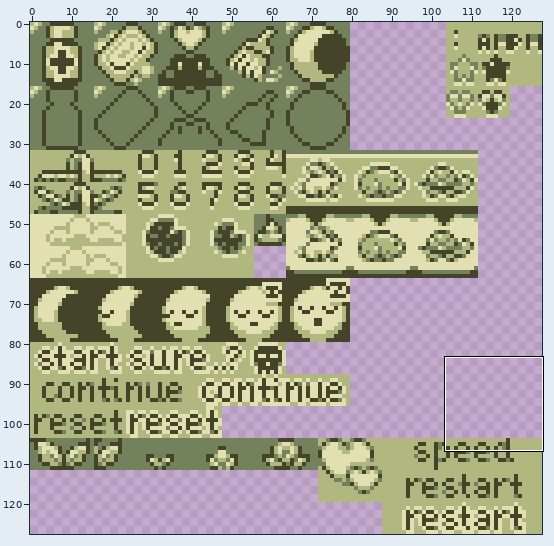
Pixel-art file: sprites/bg_bits.aseprite. Above: a wide view before the commit, with the close-up outlined.
Close-up. Old version:
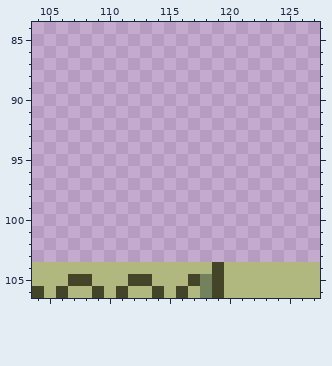
128x128 pixels, 1 frame. Shown: x 104..127, y 84..106. The commit also changed other parts of the picture, which this record leaves out.
The result:
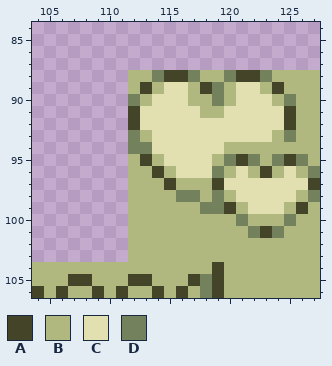
Palette (. is transparent): A #444429  B #b0b87f  C #e2dfb1  D #73825c
From old to new:
@@ x 104..127 @@
  87 ........................
- 88 ........................
- 89 ........................
- 90 ........................
- 91 ........................
- 92 ........................
- 93 ........................
- 94 ........................
- 95 ........................
- 96 ........................
- 97 ........................
- 98 ........................
- 99 ........................
-100 ........................
-101 ........................
-102 ........................
-103 ........................
+ 88 ........BBDAADBBDAADBBBB
+ 89 ........BABCCBADBCCBABBB
+ 90 ........DBCCCBBDBCCCBDBB
+ 91 ........ACCCCCBBCCCCCABB
+ 92 ........ACCCCCCCCCCCCABB
+ 93 ........DBCCCCCCCCCCBDBB
+ 94 ........DDCCCCCCBBBBBBBB
+ 95 ........BABCCCCBDADBDADB
+ 96 ........BBABCCCDBCBABCBD
+ 97 ........BBBABBBACCCCCCCA
+ 98 ........BBBBDDBDBCCCCCBD
+ 99 ........BBBBBBDDABCCCBAB
+100 ........BBBBBBBBBDBBBDBB
+101 ........BBBBBBBBBBDADBBB
+102 ........BBBBBBBBBBBBBBBB
+103 ........BBBBBBBBBBBBBBBB
 104 BBBBBBBBBBBBBBBABBBBBBBB
